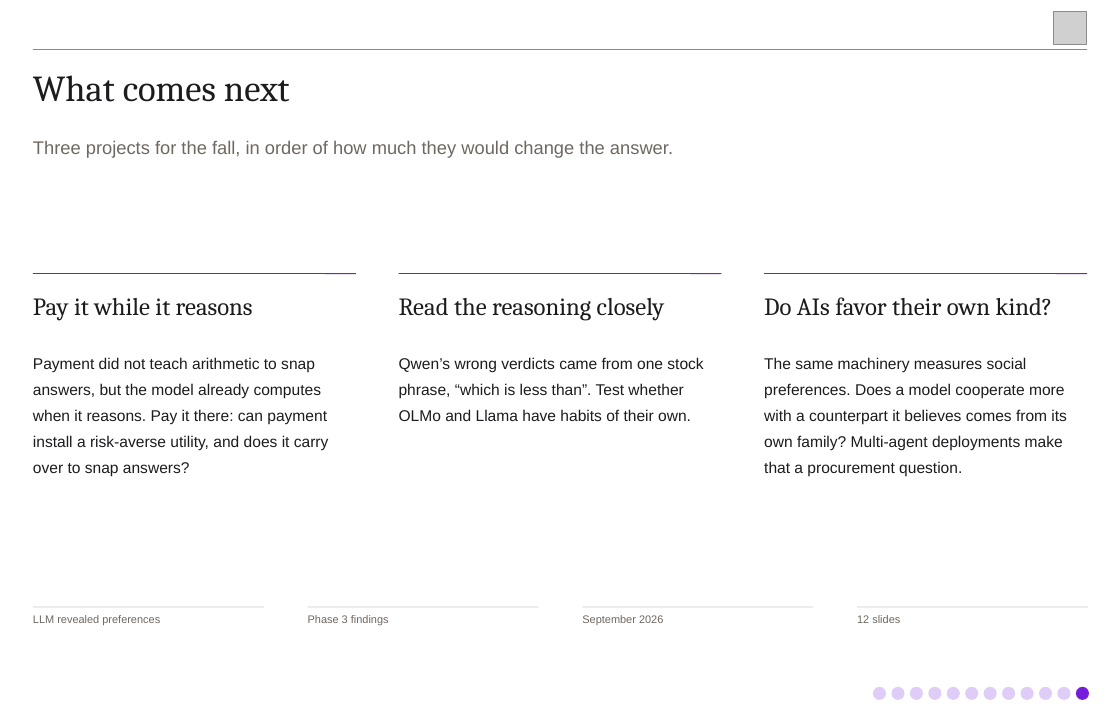
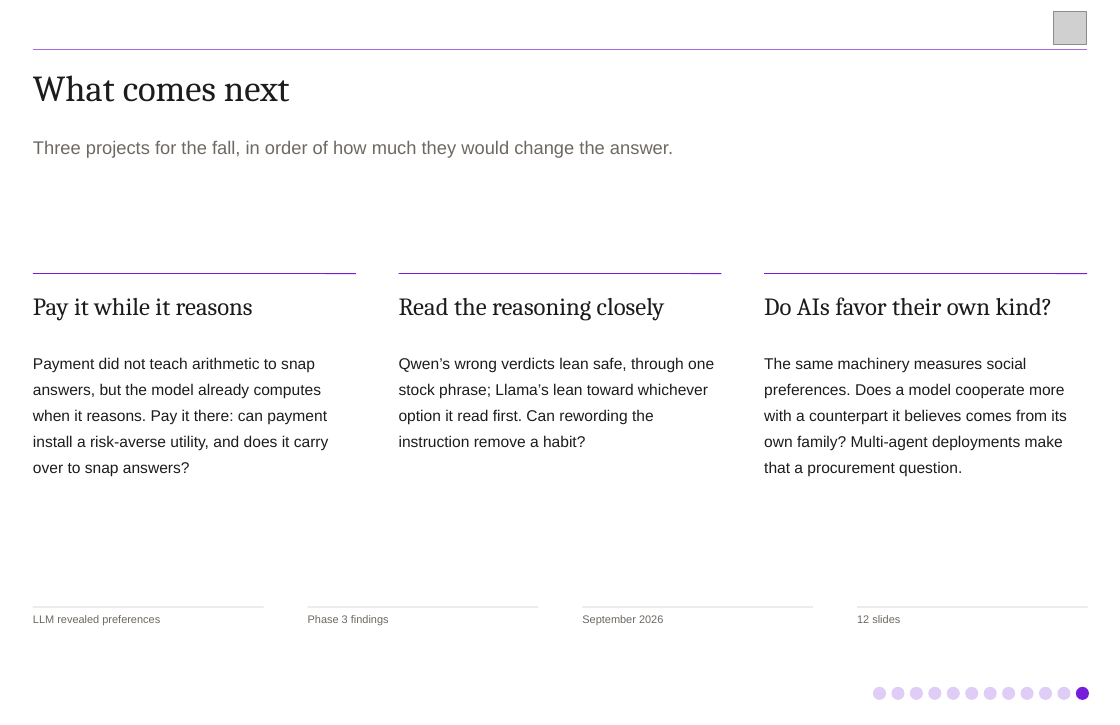
Before and after one commit to jblakeslee89/llm-revealed-preferences, a slide deck: slide 12 of briefings/phase3-findings-12min.pptx. Drawn at 1120x725 pixels with LibreOffice and Linux fonts; fonts in the diff are those of the drawing; grey boxes stand for pictures. Boxes give left, top, right and bottom in pixels: in the first picture for what was removed or moved away, otherwise in the second. Text is boxed around its words. In the diff, an @@ line names an element or a change of style, - is before the commit and + after.

```diff
--- a/briefings/phase3-findings-12min.pptx
+++ b/briefings/phase3-findings-12min.pptx
@@ text at (x1=399, y1=357, x2=714, y2=447): text changed @@
-Qwen’s wrong verdicts came from one stock phrase, “which is less than”. Test whether OLMo and Llama have habits of their own.
+Qwen’s wrong verdicts lean safe, through one stock phrase; Llama’s lean toward whichever option it read first. Can rewording the instruction remove a habit?
```
Also in this commit, not shown: 1 other slide changed, 10 other files.
